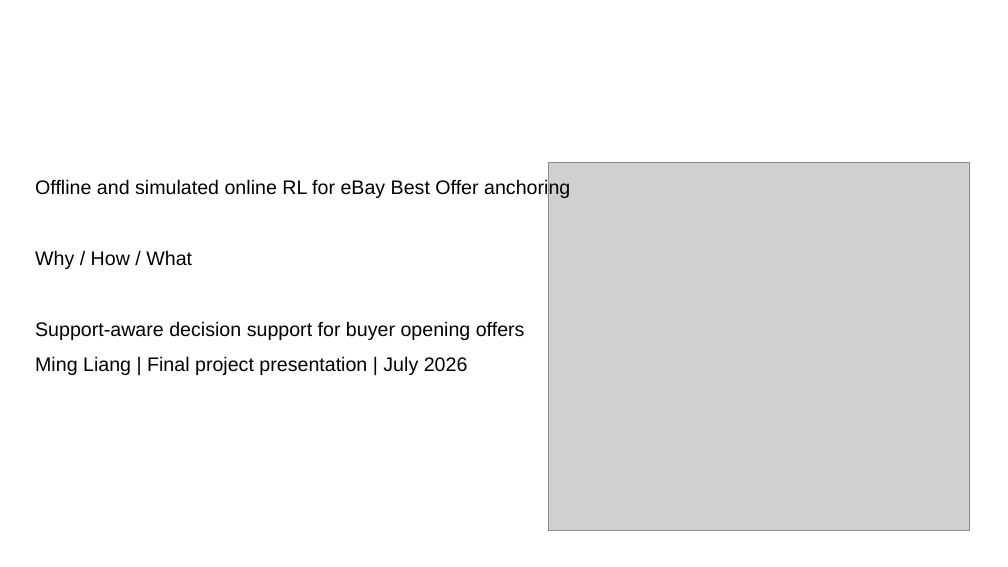
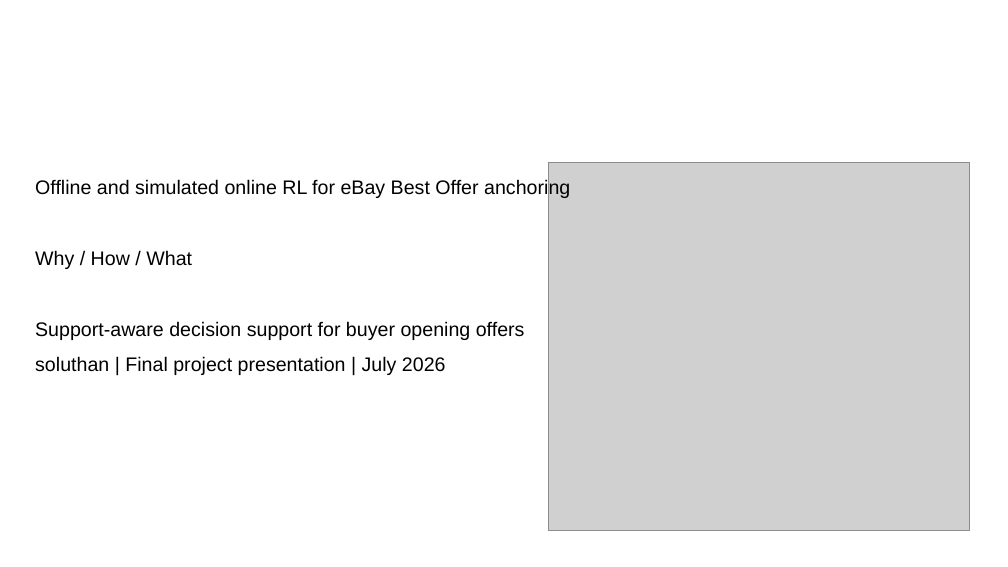
Before and after one commit to soluthan/ebay-anchoring-rl-final, a slide deck: slide 1 of report/ebay_anchoring_rl_presentation.pptx. Drawn at 1008x567 pixels with LibreOffice and Linux fonts; fonts in the diff are those of the drawing; grey boxes stand for pictures; background and template pictures are left out. Boxes give left, top, right and bottom in pixels: in the first picture for what was removed or moved away, otherwise in the second. Text is boxed around its words. In the diff, an @@ line names an element or a change of style, - is before the commit and + after.

Commit message:
Correct presentation author line

```diff
--- a/report/ebay_anchoring_rl_presentation.pptx
+++ b/report/ebay_anchoring_rl_presentation.pptx
@@ text at [35, 356, 446, 375]: text changed @@
-Ming Liang | Final project presentation | July 2026
+soluthan | Final project presentation | July 2026
```
